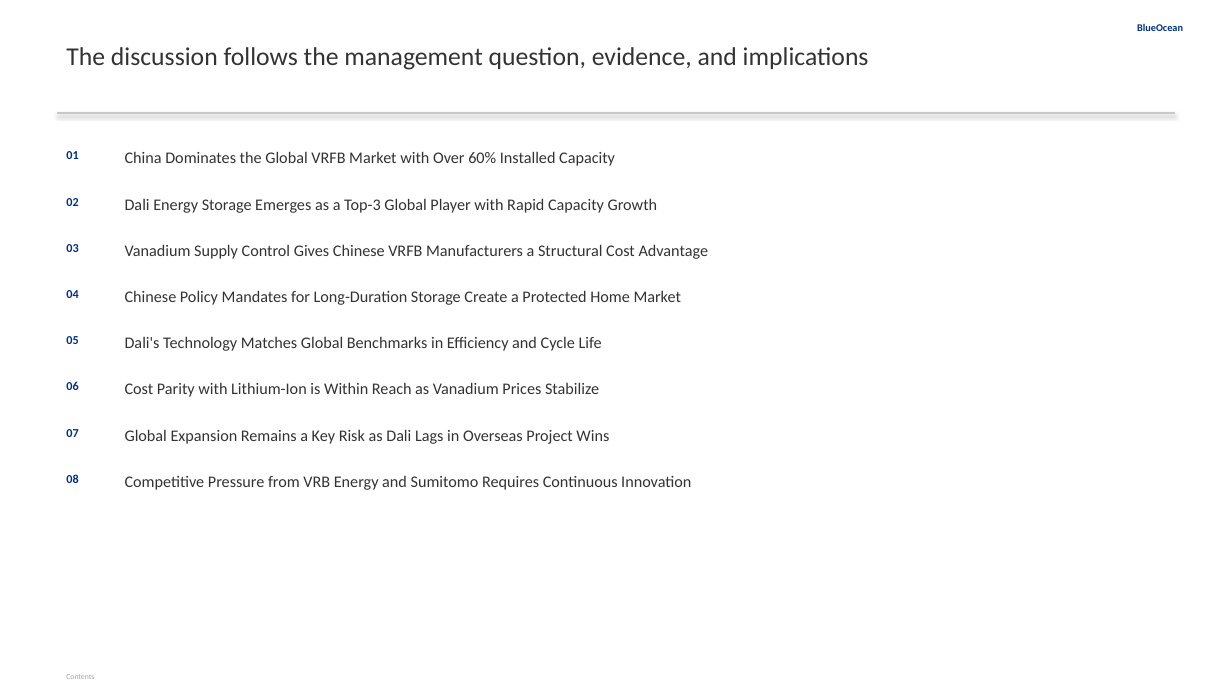
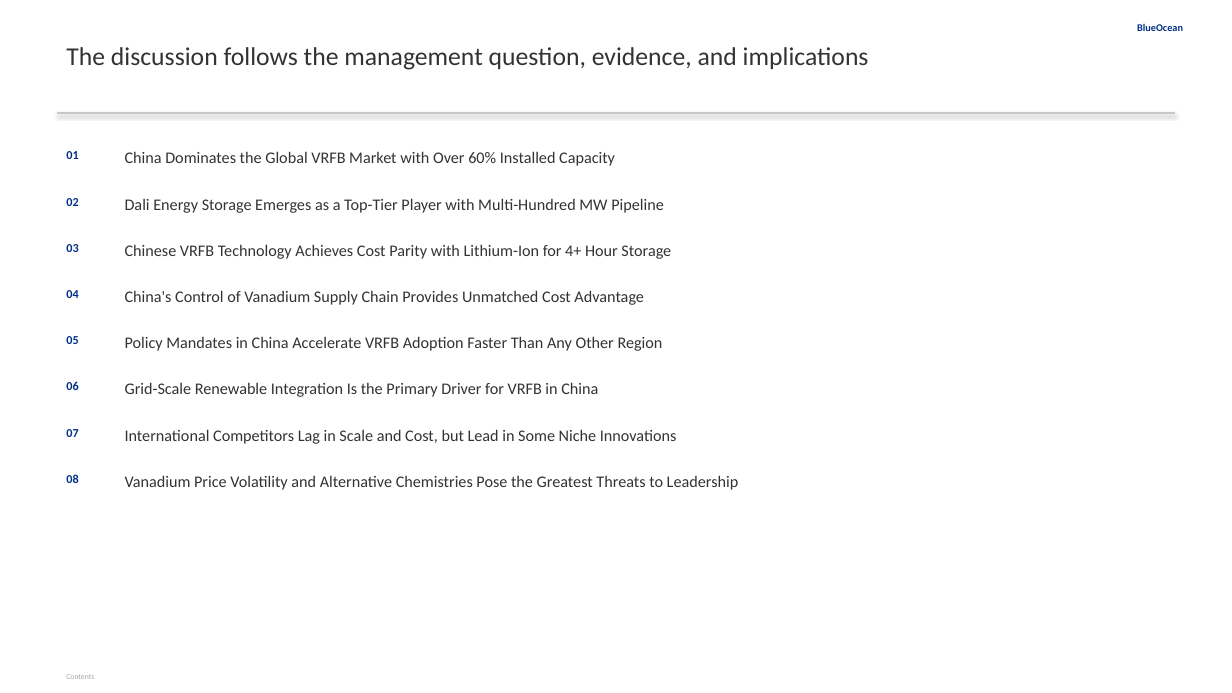
Before and after one commit to yt-feng/gen_rpt, a slide deck: slide 2 of reports/2026-05-06-中国液流钒电池-特别是大力储能-在全球的领先地位/report.pptx. Drawn at 1232x693 pixels with LibreOffice and Linux fonts; fonts in the diff are those of the drawing. Boxes give left, top, right and bottom in pixels: in the first picture for what was removed or moved away, otherwise in the second. Text is boxed around its words. In the diff, an @@ line names an element or a change of style, - is before the commit and + after.

```diff
--- a/reports/2026-05-06-中国液流钒电池-特别是大力储能-在全球的领先地位/report.pptx
+++ b/reports/2026-05-06-中国液流钒电池-特别是大力储能-在全球的领先地位/report.pptx
@@ text at [125, 198, 664, 213]: text changed @@
-Dali Energy Storage Emerges as a Top-3 Global Player with Rapid Capacity Growth
+Dali Energy Storage Emerges as a Top-Tier Player with Multi-Hundred MW Pipeline
@@ text at [125, 244, 671, 259]: text changed @@
-Vanadium Supply Control Gives Chinese VRFB Manufacturers a Structural Cost Advantage
+Chinese VRFB Technology Achieves Cost Parity with Lithium-Ion for 4+ Hour Storage
@@ text at [125, 290, 644, 305]: text changed @@
-Chinese Policy Mandates for Long-Duration Storage Create a Protected Home Market
+China's Control of Vanadium Supply Chain Provides Unmatched Cost Advantage
@@ text at [125, 336, 663, 351]: text changed @@
-Dali's Technology Matches Global Benchmarks in Efficiency and Cycle Life
+Policy Mandates in China Accelerate VRFB Adoption Faster Than Any Other Region
@@ text at [125, 382, 598, 397]: text changed @@
-Cost Parity with Lithium-Ion is Within Reach as Vanadium Prices Stabilize
+Grid-Scale Renewable Integration Is the Primary Driver for VRFB in China
@@ text at [125, 429, 677, 444]: text changed @@
-Global Expansion Remains a Key Risk as Dali Lags in Overseas Project Wins
+International Competitors Lag in Scale and Cost, but Lead in Some Niche Innovations
@@ text at [125, 475, 739, 490]: text changed @@
-Competitive Pressure from VRB Energy and Sumitomo Requires Continuous Innovation
+Vanadium Price Volatility and Alternative Chemistries Pose the Greatest Threats to Leadership
```
Also in this commit, not shown: 11 other slides changed, 41 other files.
